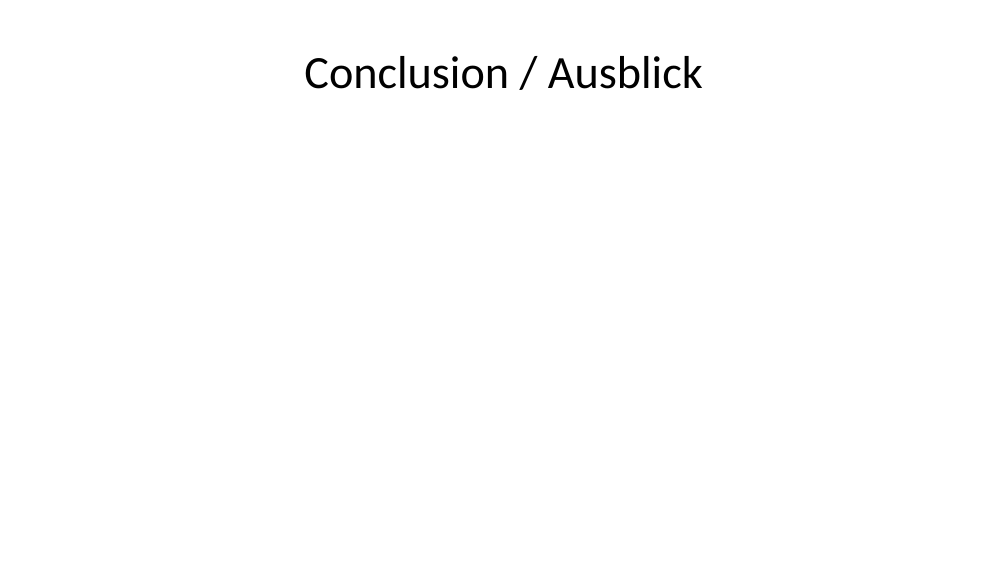
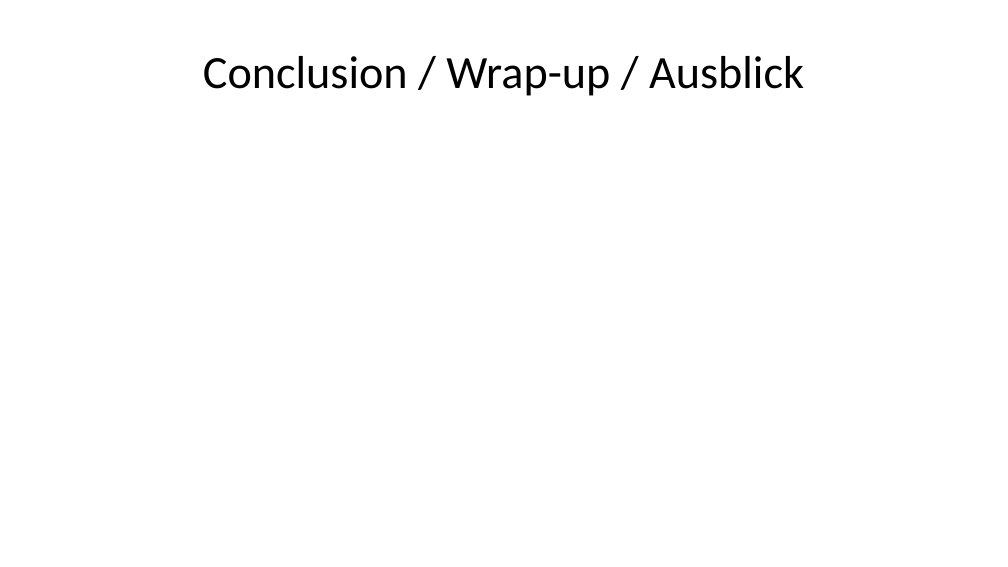
Before and after one commit to simoneggler/bat42, a slide deck: slide 10 of presentation-scion-workbench-bat42.pptx. Drawn at 1008x567 pixels with LibreOffice and Linux fonts; fonts in the diff are those of the drawing. Boxes give left, top, right and bottom in pixels: in the first picture for what was removed or moved away, otherwise in the second. Text is boxed around its words. In the diff, an @@ line names an element or a change of style, - is before the commit and + after.

Commit message:
Draft Buehlmann

```diff
--- a/presentation-scion-workbench-bat42.pptx
+++ b/presentation-scion-workbench-bat42.pptx
@@ title at <box>203,56,804,96</box>: text changed @@
-Conclusion / Ausblick
+Conclusion / Wrap-up / Ausblick
```
